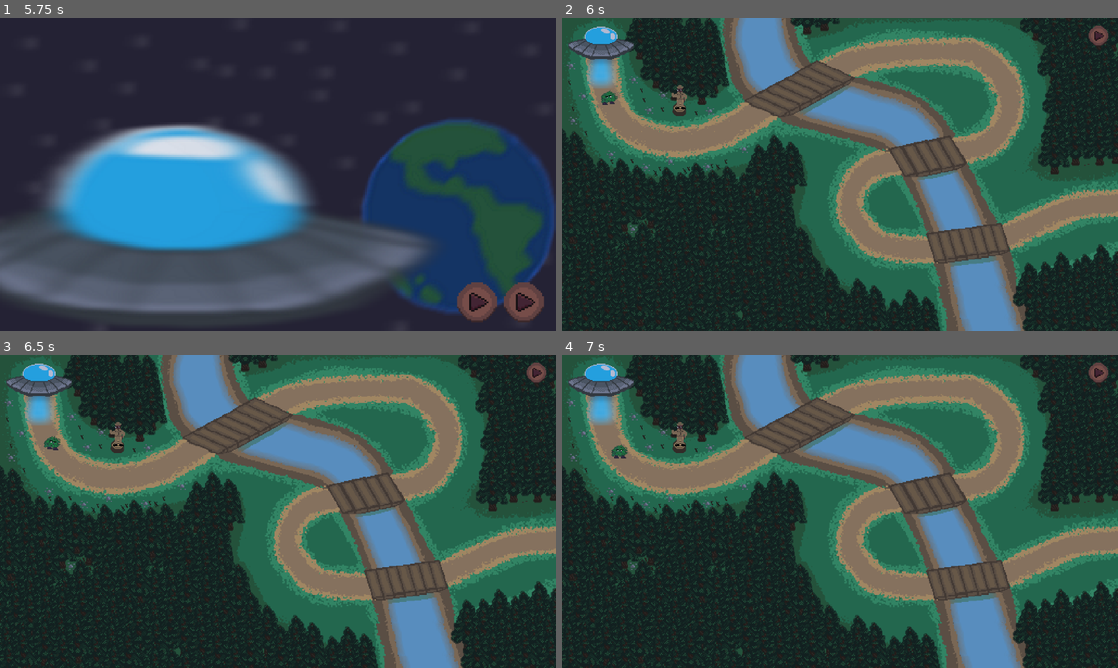
Above: before the commit, frames 1-4 (two rows, left to right).
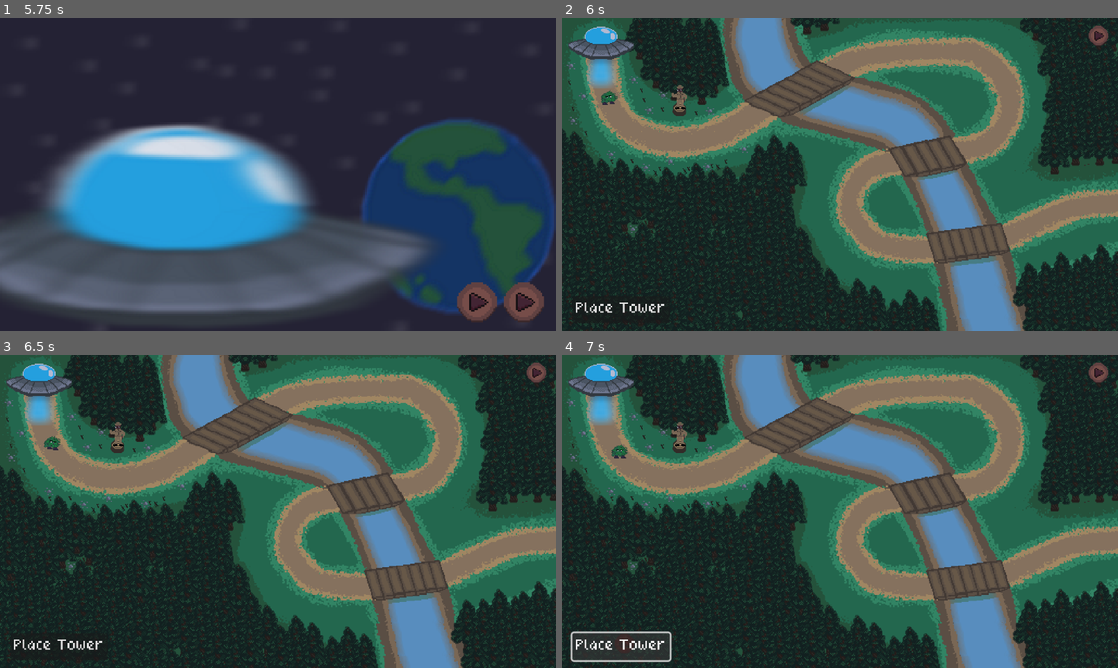
Above: after the commit, the same moments.

Repository: WilliamPickle/Aegis-of-Evergreen
Game: Godot game, scene res://scenes/current_scene.tscn
Same seed, same stepped clock (60 frames per second), same inputs: the game is played once before the commit and once after it.
Inputs (mouse positions are in pixels of both pictures, inside the frame that each line leads up to):
- Up to frame 1 (5.75 s): click (278, 174) at 0.5 s; click "Play" at 1.25 s; tap Enter at 2, 4.25 s; move the mouse to (400, 158) at 2.02 s; tap E at 2.1, 2.85, 4.35, 5.1 s; click (400, 158) at 2.17 s; tap Space at 2.75, 5 s; move the mouse to (166, 190) at 2.77 s; click (166, 190) at 2.92 s; click (522, 302) at 3.5 s; move the mouse to (333, 105) at 4.27 s; click (333, 105) at 4.42 s; move the mouse to (250, 237) at 5.02 s; click (250, 237) at 5.17 s
- Up to frame 2 (6 s): click (1084, 302) at 5.75 s
- Up to frame 3 (6.5 s): no input
- Up to frame 4 (7 s): click (623, 646) at 6.5 s, where only the run after the commit has a clickable "Place Tower"

Frame 1 is identical in both runs. In frame 2, 0.2% of the frame differs, in the area x 1-20%, y 88-98%; in frame 3, 0.2%; in frame 4, 0.8%, in the area x 1-20%, y 88-99%.

Commit message:
Tower placement script
added a more finalized version of tower placement class

Diff:
--- a/project.godot
+++ b/project.godot
@@ -18,6 +18,7 @@
 [autoload]
 
 SceneLoader="*res://scripts/scene_loader.gd"
+WaveSpawner="*res://scripts/wave_spawner.gd"
 
 [display]
 
--- a/scenes/Enemies/blackberry_bush.tscn
+++ b/scenes/Enemies/blackberry_bush.tscn
@@ -1,6 +1,6 @@
 [gd_scene load_steps=9 format=3 uid="uid://c47t02182m7x4"]
 
-[ext_resource type="Script" uid="uid://b6mq466nsmiam" path="res://scripts/blackberry_bush.gd" id="1_eosuv"]
+[ext_resource type="Script" uid="uid://b6mq466nsmiam" path="res://scripts/Enemies/blackberry_bush.gd" id="1_eosuv"]
 [ext_resource type="Texture2D" uid="uid://duuhan0as20y6" path="res://assets/sprites/enemies/bush_v2_walk.png" id="1_vkedo"]
 
 [sub_resource type="CircleShape2D" id="CircleShape2D_eosuv"]
--- a/scenes/Tower.tscn
+++ b/scenes/Towers/Tower.tscn
@@ -1,18 +1,18 @@
 [gd_scene load_steps=4 format=3 uid="uid://cs5og3mvalwm7"]
 
-[ext_resource type="Script" uid="uid://c3qt6ds7g0mc2" path="res://scripts/tower_class.gd" id="1_7itwv"]
+[ext_resource type="Script" uid="uid://c3qt6ds7g0mc2" path="res://scripts/Towers/tower_class.gd" id="1_7itwv"]
 [ext_resource type="Texture2D" uid="uid://canoaxyd12w3e" path="res://assets/sprites/icons and buttons/control_button_cropped.png" id="2_kl3vk"]
 
 [sub_resource type="CircleShape2D" id="CircleShape2D_02lgm"]
-radius = 12.0
+radius = 11.0
 
-[node name="Tower" type="RigidBody2D" node_paths=PackedStringArray("sprite")]
+[node name="Tower" type="RigidBody2D"]
 gravity_scale = 0.0
 can_sleep = false
 contact_monitor = true
 max_contacts_reported = 25
 script = ExtResource("1_7itwv")
-sprite = NodePath("Sprite2D")
+snapping = 4.0
 metadata/_custom_type_script = "uid://c3qt6ds7g0mc2"
 metadata/_edit_group_ = true
 
--- a/scenes/level_1.tscn
+++ b/scenes/level_1.tscn
@@ -1,11 +1,12 @@
-[gd_scene load_steps=19 format=3 uid="uid://l3i6h5io4w4n"]
+[gd_scene load_steps=20 format=3 uid="uid://l3i6h5io4w4n"]
 
 [ext_resource type="Texture2D" uid="uid://bsp3ylagnsbpf" path="res://assets/sprites/maps/lvl1_map_v2.png" id="1_bswci"]
-[ext_resource type="Script" path="res://scripts/test_character_script.gd" id="1_fcfvj"]
 [ext_resource type="Texture2D" uid="uid://chpbewmr6hr8v" path="res://assets/sprites/icons and buttons/play_button_cropped.png" id="3_5xbjy"]
 [ext_resource type="Script" uid="uid://bfrutl1ayg5wm" path="res://scripts/start_wave.gd" id="4_4nkto"]
 [ext_resource type="PackedScene" uid="uid://c47t02182m7x4" path="res://scenes/Enemies/blackberry_bush.tscn" id="4_5xbjy"]
 [ext_resource type="Script" uid="uid://clq18rcf3qqqj" path="res://scripts/wave_spawner.gd" id="5_4nkto"]
+[ext_resource type="FontFile" uid="uid://c1bsj8ugs22bk" path="res://assets/fonts/quaver.ttf" id="7_15mv3"]
+[ext_resource type="Script" uid="uid://c5v7i37jdw55h" path="res://scripts/Towers/tower_placement.gd" id="8_e3sih"]
 
 [sub_resource type="Curve2D" id="Curve2D_014kd"]
 _data = {
@@ -36,7 +37,6 @@
 [sub_resource type="StyleBoxEmpty" id="StyleBoxEmpty_7nomh"]
 
 [node name="Level1" type="Node2D"]
-script = ExtResource("1_fcfvj")
 
 [node name="map" type="Sprite2D" parent="."]
 texture = ExtResource("1_bswci")
@@ -55,7 +55,6 @@
 [node name="BlackberryBush" parent="Path2D/PathFollow2D" instance=ExtResource("4_5xbjy")]
 
 [node name="Area2D" type="Area2D" parent="."]
-visible = false
 
 [node name="Path" type="CollisionPolygon2D" parent="Area2D"]
 polygon = PackedVector2Array(-275, -170, -260, -165, -256, -161, -256, -156, -237, -151, -258, -133, -255, -107, -245,  …(602 unchanged characters)…
@@ -101,5 +100,17 @@
 [node name="EnemyDelay" type="Timer" parent="WaveSpawner"]
 wait_time = 5.0
 
+[node name="Tower_Placement" type="Button" parent="." node_paths=PackedStringArray("map_area")]
+offset_left = -308.0
+offset_top = 140.0
+offset_right = -207.0
+offset_bottom = 171.0
+theme_override_fonts/font = ExtResource("7_15mv3")
+text = "Place Tower"
+script = ExtResource("8_e3sih")
+map_area = NodePath("../Area2D")
+tower_type = "Tower"
+metadata/_custom_type_script = "uid://c5v7i37jdw55h"
+
 [connection signal="button_down" from="WaveSpawner/StartWave" to="WaveSpawner" method="_on_start_wave"]
 [connection signal="timeout" from="WaveSpawner/EnemyDelay" to="WaveSpawner" method="_on_enemy_delay_timeout"]
--- /dev/null
+++ b/scripts/Towers/tower_class.gd
@@ -0,0 +1,70 @@
+extends RigidBody2D
+class_name Tower
+
+# The min and max values the tower can be
+# placed around the map.
+const MIN_MOUSE_POS := Vector2(-320,-180)
+const MAX_MOUSE_POS := Vector2(320,180)
+# This variable might be changed later
+@export var snapping : float
+# the area of the current level
+# this is set once tower is intantiated
+var map_area : Area2D
+# how many objects our tower is colliding with
+var total_collision : int = 0
+var _is_placing := true
+var _can_place := true
+
+
+func _ready() -> void:
+	#contact_monitor = true
+	#max_contacts_reported = 25
+
+	# Connecting all the body signals
+	map_area.body_exited.connect(on_collide.bind(false))
+	map_area.body_entered.connect(on_collide.bind(true))
+	body_entered.connect(on_collide.bind(true))
+	body_exited.connect(on_collide.bind(false))
+
+func on_collide(_body, is_inside : bool):
+	if is_inside: # If is inside a body add to total collisions
+		total_collision += 1
+	else: # If outside a body remove from total collisions
+		total_collision -= 1
+
+	# If no collision detected let tower be placed
+	if total_collision == 0:
+		_can_place = true
+		modulate = Color(1,1,1,1)
+	else:
+		modulate = Color(1,0,0,0.5)
+		_can_place = false
+
+func place_tower() -> bool:
+	if not _can_place:
+		return false
+	# A bunch of disabling rigidbody functions
+	# hopefuly they help with performance.
+	_is_placing = false
+	can_sleep = true
+	sleeping = true
+	disable_mode = DISABLE_MODE_MAKE_STATIC
+	freeze = true
+
+	map_area.body_entered.disconnect(on_collide)
+	map_area.body_exited.disconnect(on_collide)
+	body_exited.disconnect(on_collide)
+	body_entered.disconnect(on_collide)
+
+	return true
+
+func _integrate_forces(state: PhysicsDirectBodyState2D) -> void:
+	if not _is_placing:
+		return
+	var mouse_pos = get_global_mouse_position()
+	var new_tower_pos = Vector2i(mouse_pos / snapping) * snapping
+	state.transform.origin = new_tower_pos.clamp(MIN_MOUSE_POS, MAX_MOUSE_POS)
+	# Makes the tower snap to a grid given snapping variable
+	#state.transform.origin = Vector2(int(mouse_pos.x / snapping )* snapping,
+	#int(mouse_pos.y / snapping) * snapping)
+	#state.transform.origin = get_global_mouse_position()
--- /dev/null
+++ b/scripts/Towers/tower_placement.gd
@@ -0,0 +1,33 @@
+extends Button
+class_name Tower_Placement
+
+const towers : Dictionary = {
+	"Tower" = preload("res://scenes/Towers/Tower.tscn"),
+}
+static var is_placing := false
+static var new_tower : Tower
+@export var map_area : Area2D
+@export var tower_type : String
+
+func _ready() -> void:
+	button_down.connect(place_tower)
+
+func place_tower() -> void:
+	if is_placing:
+		return
+	is_placing = true
+	new_tower = towers[tower_type].instantiate()
+	new_tower.map_area = map_area
+	map_area.add_child(new_tower)
+
+func _input(event: InputEvent) -> void:
+	if event is InputEventMouseButton and event.pressed:
+		if event.button_index == MOUSE_BUTTON_LEFT and is_placing:
+			var can_place : bool = new_tower.place_tower()
+			if not can_place: return
+			new_tower = null
+			is_placing = false
+		elif event.button_index == MOUSE_BUTTON_RIGHT and is_placing:
+			new_tower.queue_free()
+			new_tower = null
+			is_placing = false
--- a/scripts/test_character_script.gd
+++ /dev/null
@@ -1,22 +0,0 @@
-extends Node2D
-
-@onready var map_area : Area2D = $Area2D
-var nodes = preload("res://scenes/tower.tscn")
-var newTower : Tower
-var can_follow = false
-
-func _input(event: InputEvent) -> void:
-	if event is InputEventKey and event.pressed:
-		if event.keycode == KEY_E and not can_follow:
-			can_follow = true
-			newTower = nodes.instantiate()
-			newTower.map_area = map_area
-			map_area.add_child(newTower)
-
-	if event is InputEventMouseButton and event.pressed:
-		if event.button_index == MOUSE_BUTTON_LEFT and can_follow:
-			var can_place = newTower.place_tower()
-			if not can_place:
-				return
-			newTower = null
-			can_follow = false
--- a/scripts/tower_class.gd
+++ /dev/null
@@ -1,48 +0,0 @@
-extends RigidBody2D
-class_name Tower
-
-@export var sprite : Sprite2D
-var map_area : Area2D
-var total_collision : int = 0
-var _is_placing := true
-var _can_place := true
-
-func _ready() -> void:
-	#contact_monitor = true
-	#max_contacts_reported = 25
-	map_area.body_exited.connect(on_collide.bind(true))
-	map_area.body_entered.connect(on_collide.bind(false))
-	body_entered.connect(on_collide.bind(false))
-	body_exited.connect(on_collide.bind(true))
-
-func on_collide(body, is_inside : bool):
-	if is_inside:
-		total_collision += 1
-	else:
-		total_collision -= 1
-
-	if total_collision == 0:
-		_can_place = true
-		modulate = Color(1,1,1,1)
-	else:
-		modulate = Color(1,0,0,0.5)
-		_can_place = false
-
-func place_tower() -> bool:
-	if not _can_place:
-		return false
-	_is_placing = false
-	#can_sleep = true
-	sleeping = true
-	disable_mode = DISABLE_MODE_MAKE_STATIC
-	freeze = true
-
-	map_area.body_entered.disconnect(on_collide)
-	map_area.body_exited.disconnect(on_collide)
-
-	return true
-
-func _integrate_forces(state: PhysicsDirectBodyState2D) -> void:
-	if not _is_placing:
-		return
-	state.transform.origin = get_global_mouse_position()
Renamed: scripts/blackberry_bush.gd -> scripts/Enemies/blackberry_bush.gd
Renamed: scripts/blackberry_bush.gd.uid -> scripts/Enemies/blackberry_bush.gd.uid
Renamed: scripts/enemy_class.gd -> scripts/Enemies/enemy_class.gd
Renamed: scripts/enemy_class.gd.uid -> scripts/Enemies/enemy_class.gd.uid
Renamed: scripts/tower_class.gd.uid -> scripts/Towers/tower_class.gd.uid
Not shown, added: scripts/Towers/tower_placement.gd.uid
Not shown, removed: scripts/test_character_script.gd.uid
